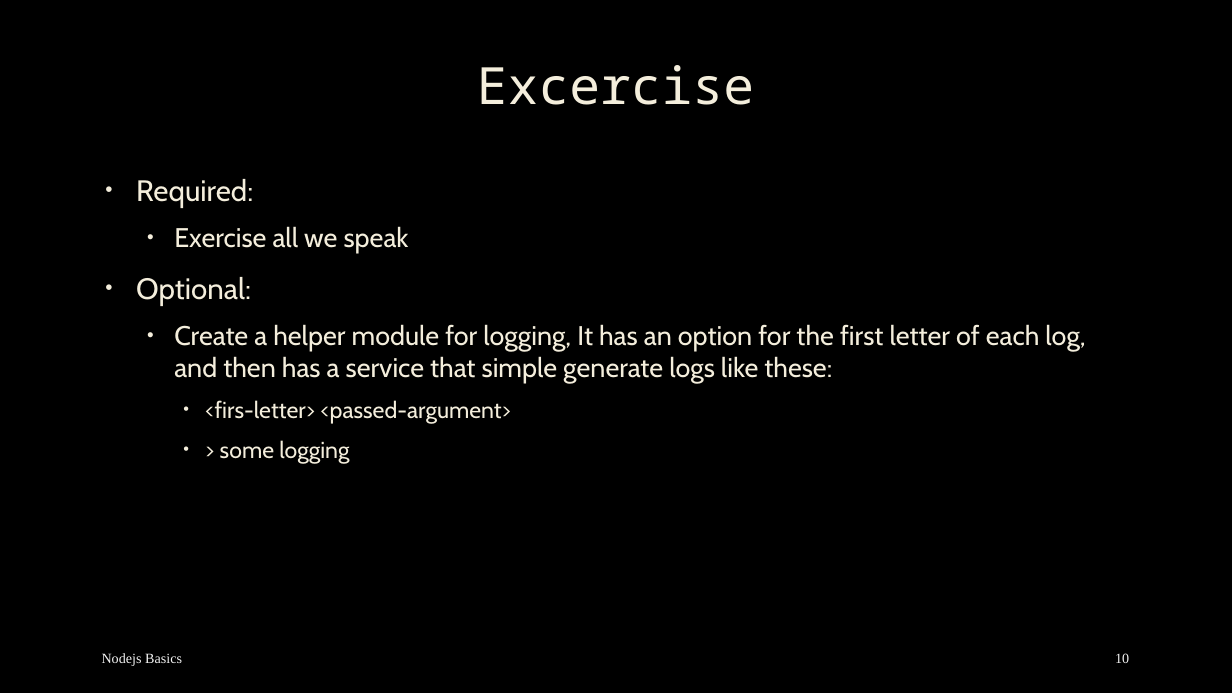
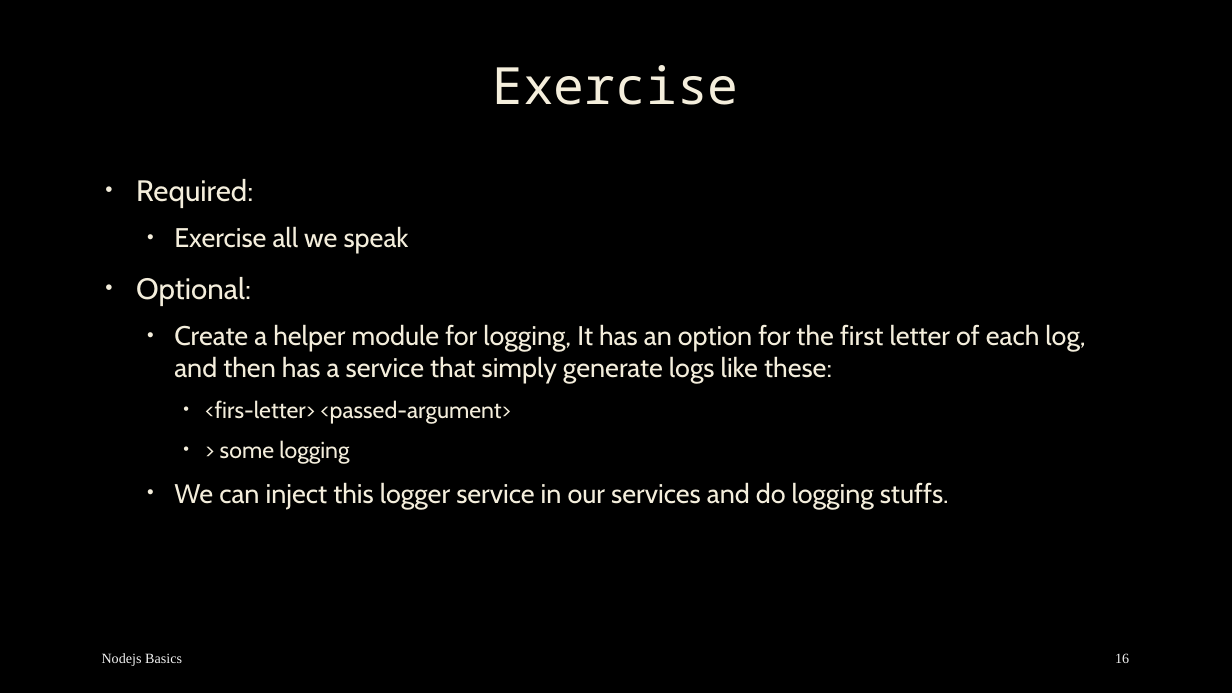
Before and after one commit to mostafa8026/nestjs-course, a slide deck: slide 16 of nestjs/nestjs-04.pptx (slide 10 before the commit). Drawn at 1232x693 pixels with LibreOffice and Linux fonts; fonts in the diff are those of the drawing; background and template pictures are left out. Boxes give left, top, right and bottom in pixels: in the first picture for what was removed or moved away, otherwise in the second. Text is boxed around its words. In the diff, an @@ line names an element or a change of style, - is before the commit and + after.

```diff
--- a/nestjs/nestjs-04.pptx
+++ b/nestjs/nestjs-04.pptx
@@ title at (492,65,738,105): text changed @@
-Excercise
+Exercise
@@ text at (174,324,1085,384): text changed @@
-  • Create a helper module for logging, It has an option for the first letter of each log, and then has a service that simple generate logs like these:
+  • Create a helper module for logging, It has an option for the first letter of each log, and then has a service that simply generate logs like these:
@@ text at (174,482,949,509): paragraph added @@
+  • We can inject this logger service in our services and do logging stuffs.
@@ page number at (1115,653,1129,663): text changed @@
-10
+16
```
Also in this commit, not shown: 4 other slides changed, 6 slides added, 49 other files.
